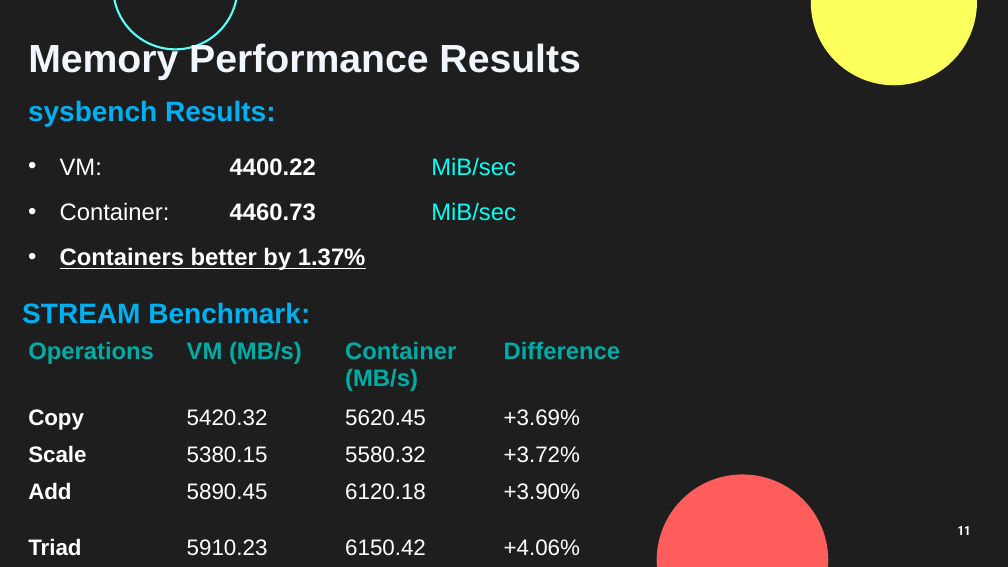
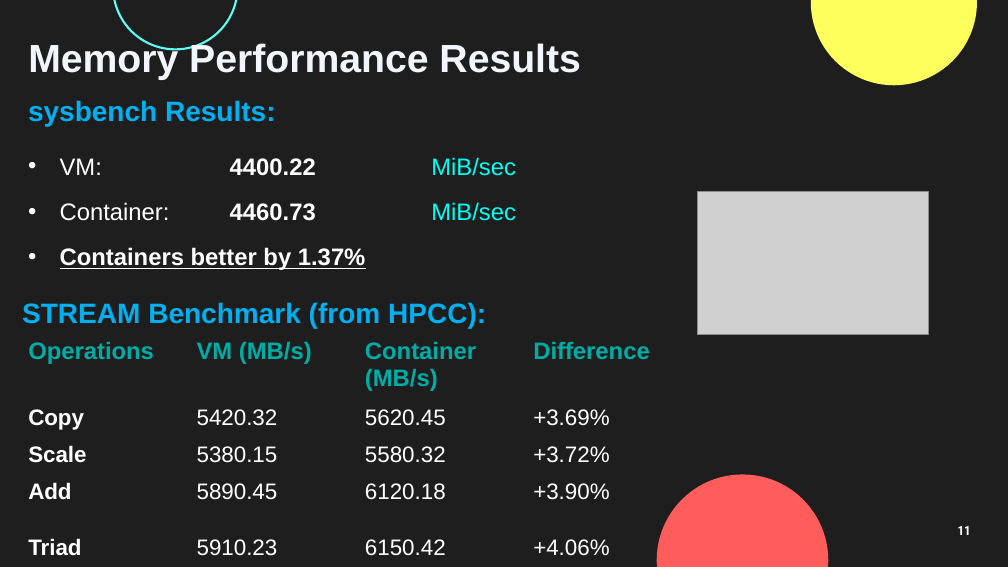
Before and after one commit to ahmedtarek26/cloud_basics_project, a slide deck: slide 11 of Cloud Computing Performance Testing.pptx. Drawn at 1008x567 pixels with LibreOffice and Linux fonts; fonts in the diff are those of the drawing; grey boxes stand for pictures. Boxes give left, top, right and bottom in pixels: in the first picture for what was removed or moved away, otherwise in the second. Text is boxed around its words. In the diff, an @@ line names an element or a change of style, - is before the commit and + after.

```diff
--- a/Cloud Computing Performance Testing.pptx
+++ b/Cloud Computing Performance Testing.pptx
@@ picture added at bbox=[698, 192, 928, 335] @@
@@ text at bbox=[22, 302, 486, 328]: text changed @@
-STREAM Benchmark:
+STREAM Benchmark (from HPCC):
@@ table: place and size @@
-table at bbox=[18, 333, 651, 566]
+table at bbox=[18, 333, 691, 566]
```
Also in this commit, not shown: 6 other slides changed, 2 slides added.
